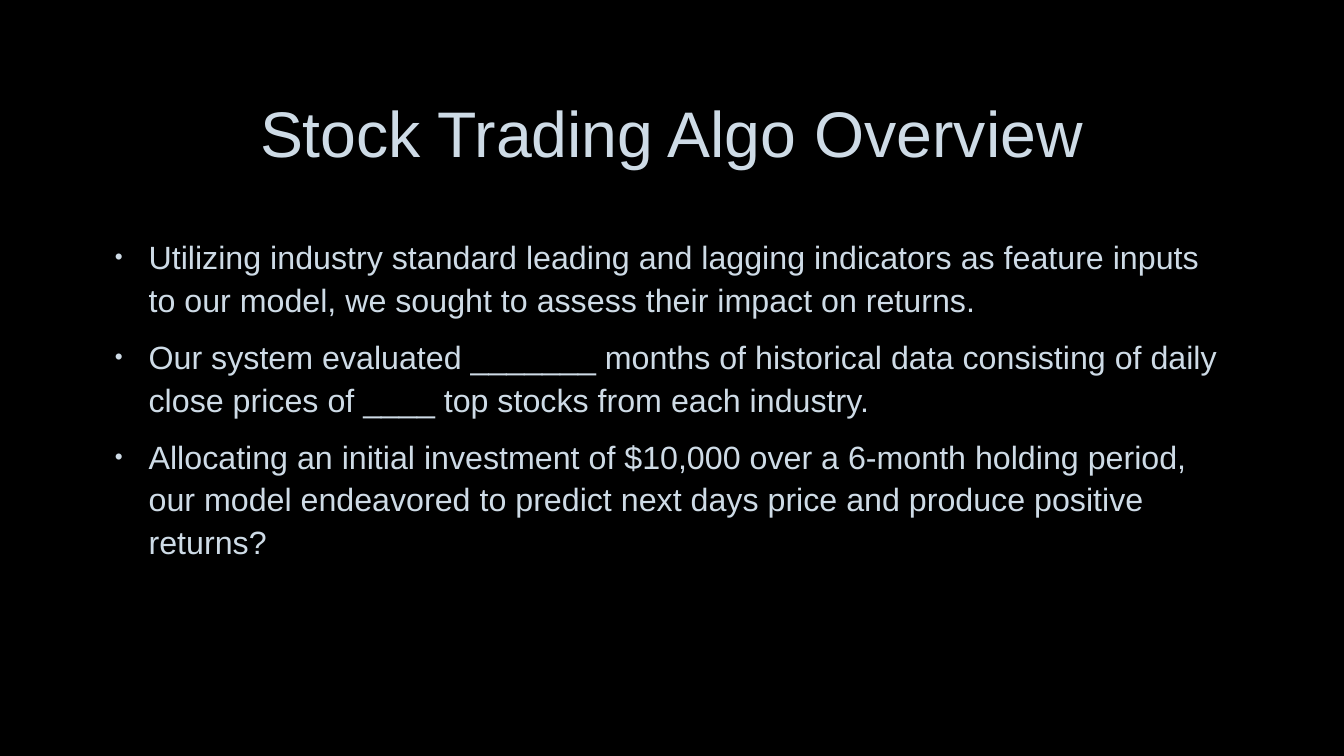
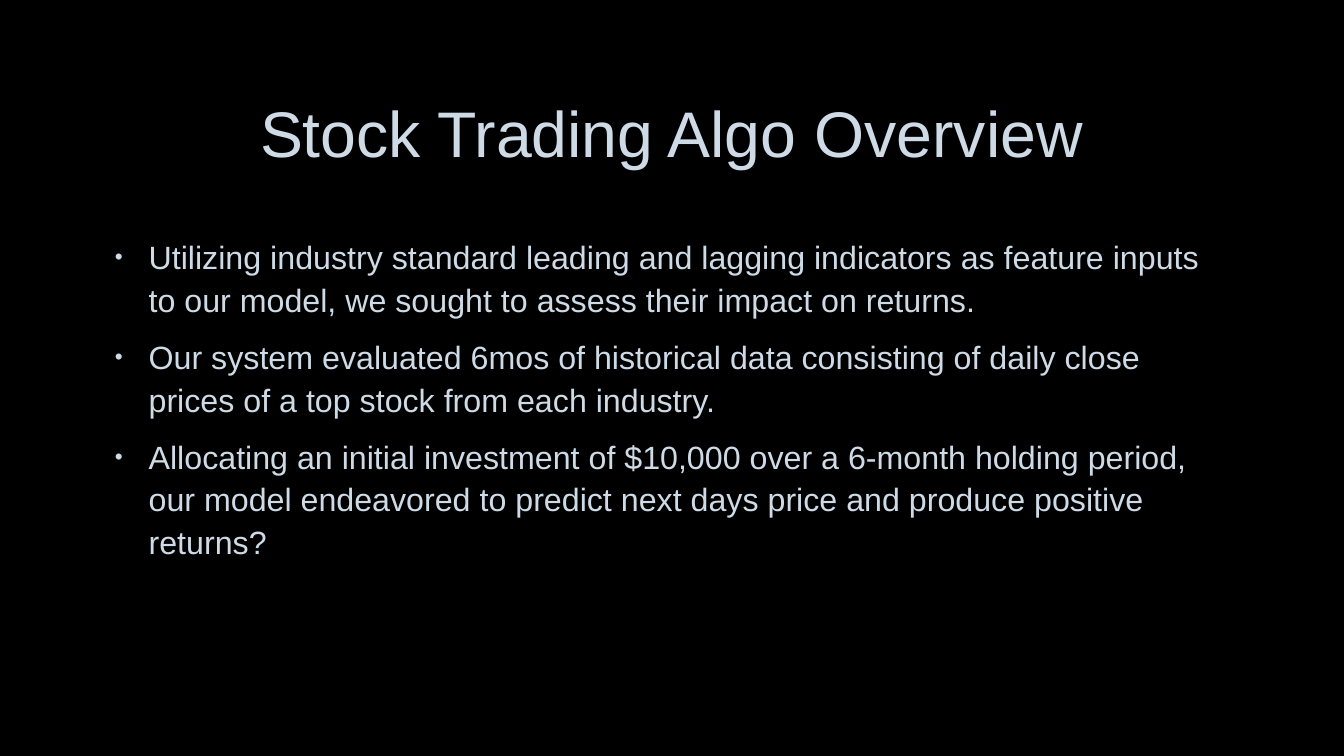
Before and after one commit to lchristij/MLProject, a slide deck: slide 2 of Stock Trading Algo.pptx. Drawn at 1344x756 pixels with LibreOffice and Linux fonts; fonts in the diff are those of the drawing; background and template pictures are left out. Boxes give left, top, right and bottom in pixels: in the first picture for what was removed or moved away, otherwise in the second. Text is boxed around its words. In the diff, an @@ line names an element or a change of style, - is before the commit and + after.

Commit message:
Algo Slide Deck v2

```diff
--- a/Stock Trading Algo.pptx
+++ b/Stock Trading Algo.pptx
@@ text at bbox=[149, 345, 1140, 418]: text changed @@
-• Our system evaluated _______ months of historical data consisting of daily close prices of ____ top stocks from each industry.
+• Our system evaluated 6mos of historical data consisting of daily close prices of a top stock from each industry.
```
Also in this commit, not shown: 1 other slide changed.
